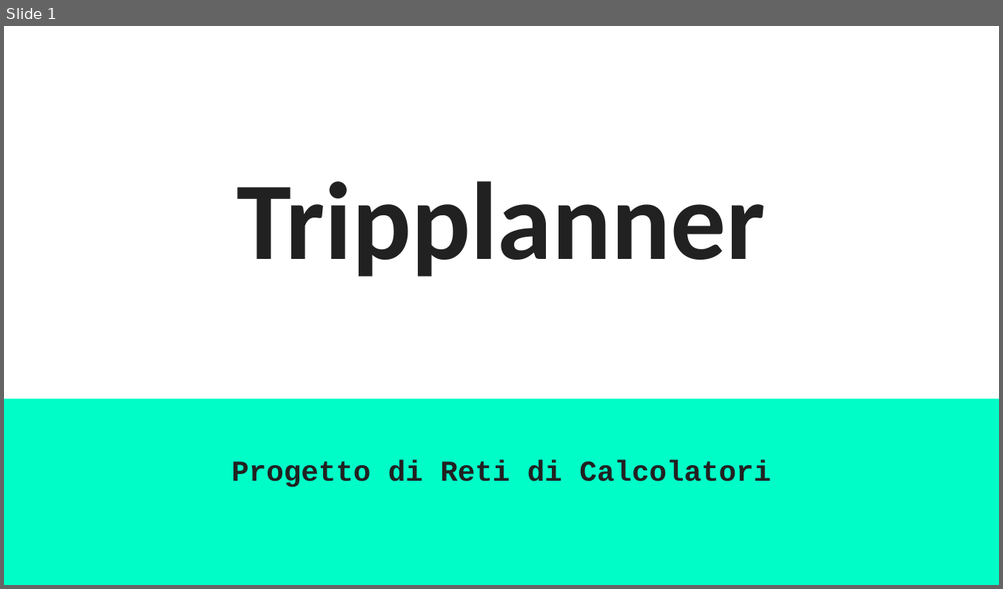
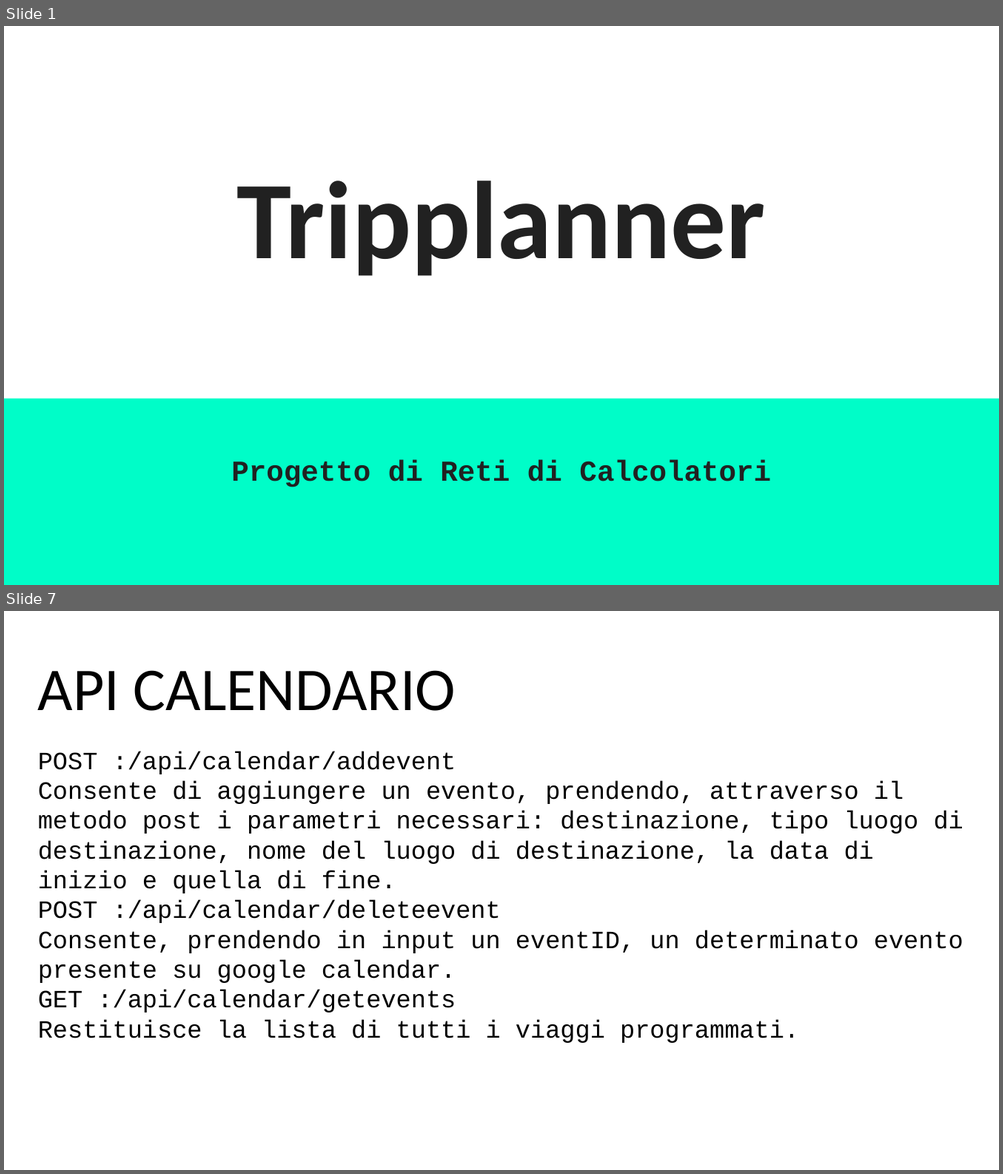
Before and after one commit to gibr098/Tripplanner, a slide deck: Tripplanner Slides.odp. Shown one above the other, each under a label of ours: slide 1 before the commit, slides 1 and 7 after it; the slides between them are not shown. The pictures are 1003x589 and 1003x1174 pixels, drawn with LibreOffice and Linux fonts; fonts in the diff are those of the drawing. Boxes give left, top, right and bottom in pixels: in the first picture for what was removed or moved away, otherwise in the second. Text is boxed around its words. In the diff, an @@ line names an element or a change of style, - is before the commit and + after.

```diff
--- a/Tripplanner Slides.odp
+++ b/Tripplanner Slides.odp
@@ slide 7 added at [4,611,999,1170], background #FFFFFF @@
@@ text added at [38,670,455,711], 44 pt, text #000000 @@
+API CALENDARIO
@@ text added at [38,751,963,1043], 18 pt, text #000000 @@
+POST :/api/calendar/addevent
+Consente di aggiungere un evento, prendendo, attraverso il metodo post i parametri necessari: destinazione, tipo luogo di destinazione, nome del luogo di destinazione, la data di inizio e quella di fine.
+POST :/api/calendar/deleteevent
+Consente, prendendo in input un eventID, un determinato evento presente su google calendar.
+GET :/api/calendar/getevents
+Restituisce la lista di tutti i viaggi programmati.
```
Also in this commit, not shown: 5 slides changed, 21 other files.
